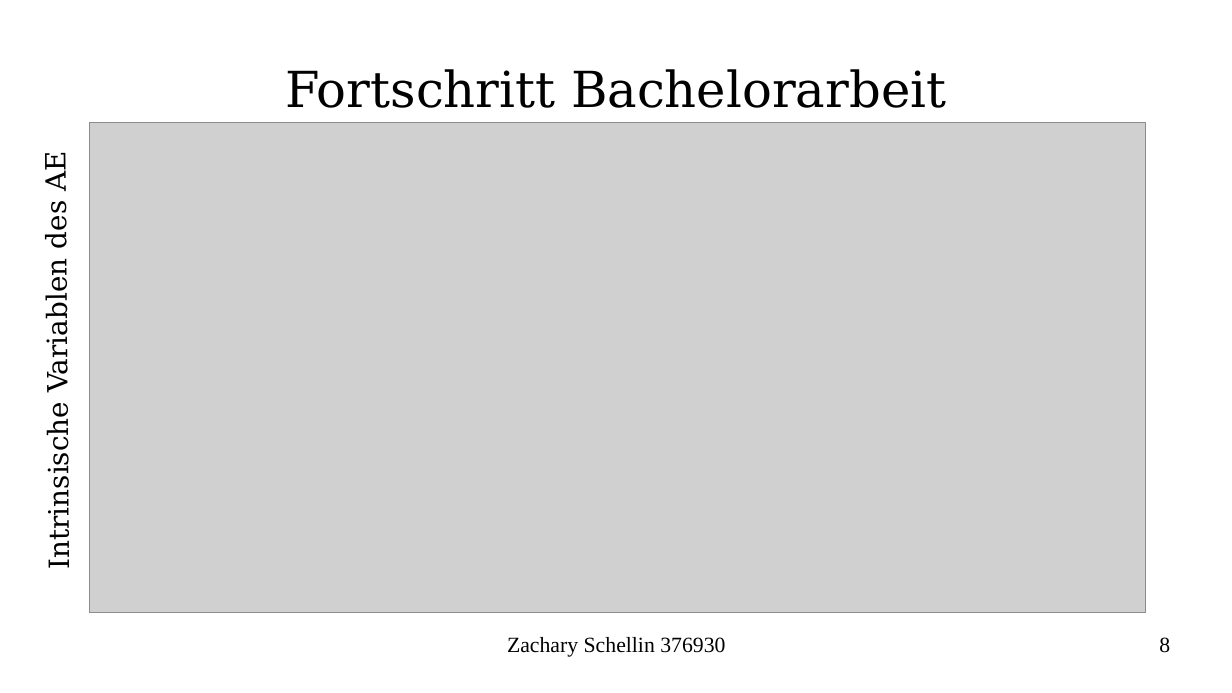
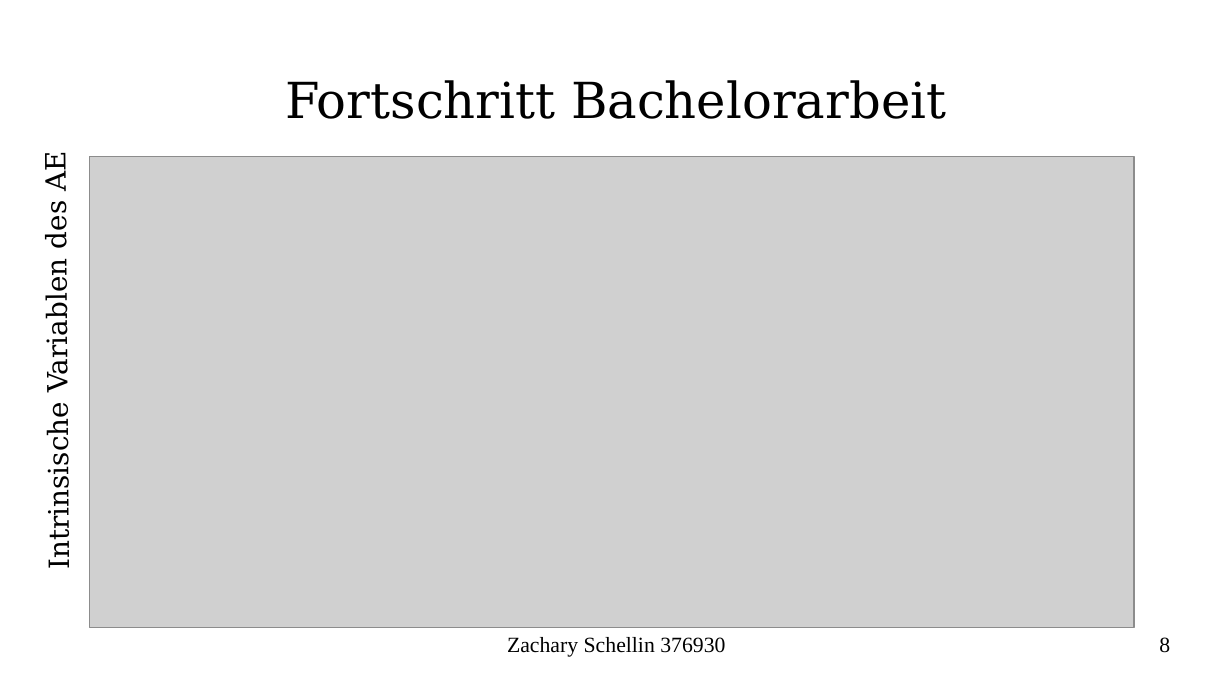
Before and after one commit to schellinzachary/rom-using-autoencoders, a slide deck: slide 8 of Present/Present_3/Untitled 1.odp. Drawn at 1232x693 pixels with LibreOffice and Linux fonts; fonts in the diff are those of the drawing; grey boxes stand for pictures. Boxes give left, top, right and bottom in pixels: in the first picture for what was removed or moved away, otherwise in the second. Text is boxed around its words. In the diff, an @@ line names an element or a change of style, - is before the commit and + after.

```diff
--- a/Present/Present_3/Untitled 1.odp
+++ b/Present/Present_3/Untitled 1.odp
@@ title "Fortschritt Bachelorarbeit": place and size @@
-title "Fortschritt Bachelorarbeit" at bbox=[285, 69, 946, 108]
+title "Fortschritt Bachelorarbeit" at bbox=[285, 80, 946, 119]
@@ picture: place and size @@
-picture at bbox=[89, 123, 1146, 613]
+picture at bbox=[89, 157, 1135, 627]
```
Also in this commit, not shown: 2 other slides changed, 3 slides added, 11 other files.
